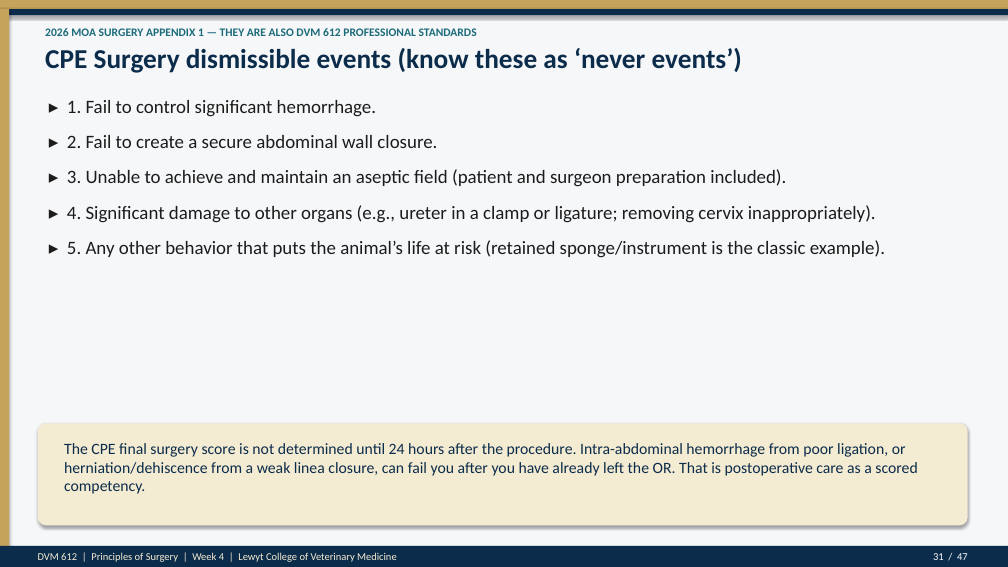
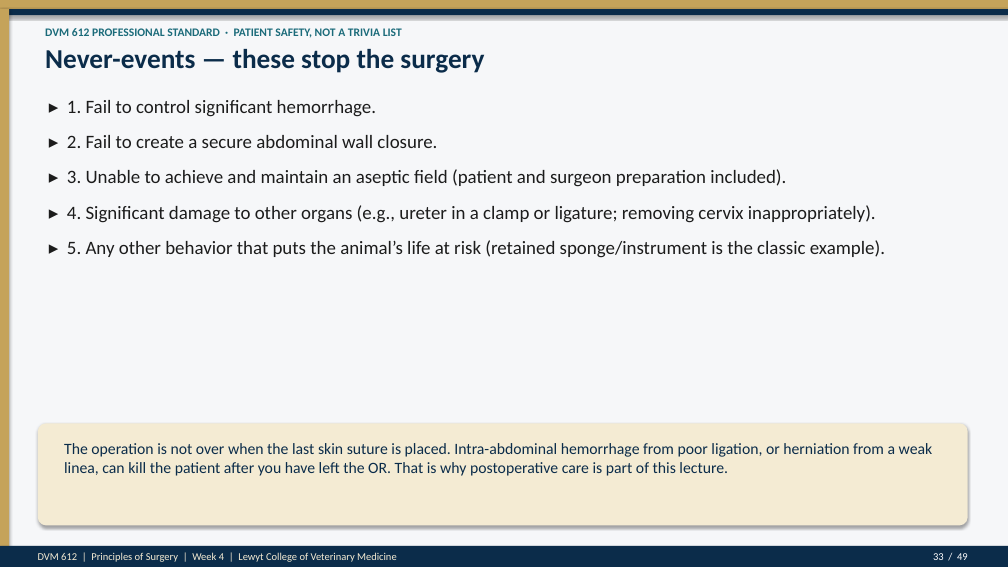
Before and after one commit to drkimvet/happycare, a slide deck: slide 33 of lectures/DVM-612_Week4_Preop_PatientPrep_Postop.pptx (slide 31 before the commit). Drawn at 1008x567 pixels with LibreOffice and Linux fonts; fonts in the diff are those of the drawing. Boxes give left, top, right and bottom in pixels: in the first picture for what was removed or moved away, otherwise in the second. Text is boxed around its words. In the diff, an @@ line names an element or a change of style, - is before the commit and + after.

```diff
--- a/lectures/DVM-612_Week4_Preop_PatientPrep_Postop.pptx
+++ b/lectures/DVM-612_Week4_Preop_PatientPrep_Postop.pptx
@@ text at [45, 28, 402, 38]: text changed @@
-2026 MOA SURGERY APPENDIX 1 — THEY ARE ALSO DVM 612 PROFESSIONAL STANDARDS
+DVM 612 PROFESSIONAL STANDARD · PATIENT SAFETY, NOT A TRIVIA LIST
@@ text at [45, 49, 484, 73]: text changed @@
-CPE Surgery dismissible events (know these as ‘never events’)
+Never-events — these stop the surgery
@@ text at [64, 443, 933, 476]: text changed @@
-The CPE final surgery score is not determined until 24 hours after the procedure. Intra-abdominal hemorrhage from poor ligation, or herniation/dehiscence from a weak linea closure, can fail you after you have already left the OR. That is postoperative care as a scored competency.
+The operation is not over when the last skin suture is placed. Intra-abdominal hemorrhage from poor ligation, or herniation from a weak linea, can kill the patient after you have left the OR. That is why postoperative care is part of this lecture.
@@ text at [933, 553, 968, 560]: text changed @@
-31 / 47
+33 / 49
```
Also in this commit, not shown: 46 other slides changed, 2 slides added, 2 other files.
